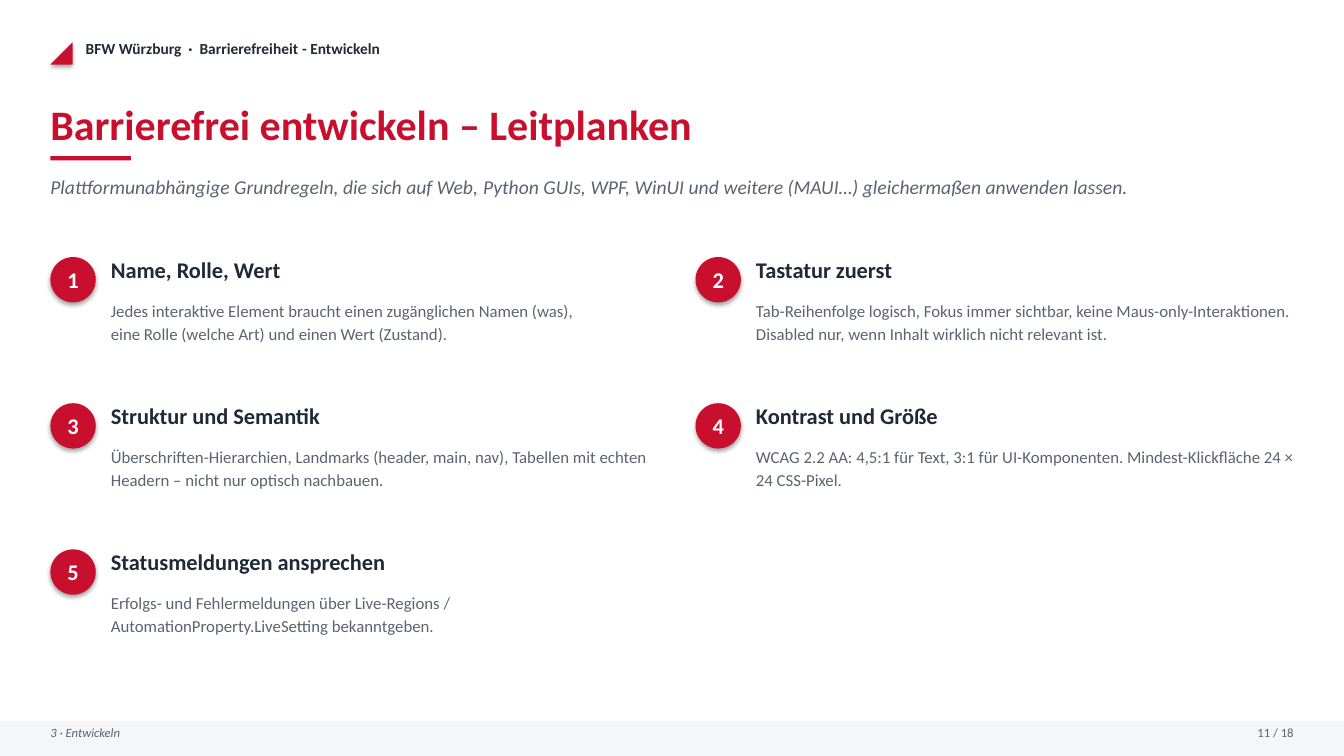
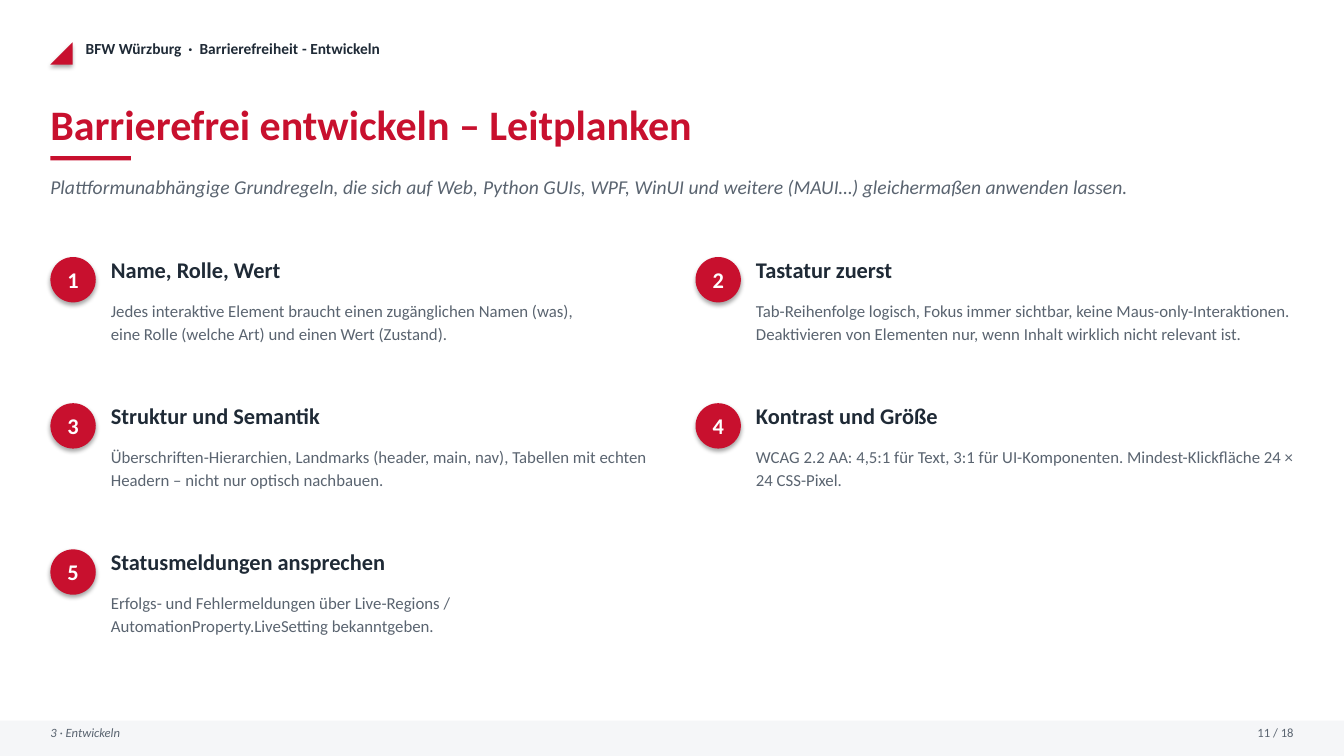
Before and after one commit to EH-BFW/BarrierefreiheitsDemos, a slide deck: slide 11 of Praesentation_Barrierefreiheit.pptx. Drawn at 1344x756 pixels with LibreOffice and Linux fonts; fonts in the diff are those of the drawing. Boxes give left, top, right and bottom in pixels: in the first picture for what was removed or moved away, otherwise in the second. Text is boxed around its words. In the diff, an @@ line names an element or a change of style, - is before the commit and + after.

```diff
--- a/Praesentation_Barrierefreiheit.pptx
+++ b/Praesentation_Barrierefreiheit.pptx
@@ text at [756, 305, 1289, 342]: text changed @@
-Tab-Reihenfolge logisch, Fokus immer sichtbar, keine Maus-only-Interaktionen. Disabled nur, wenn Inhalt wirklich nicht relevant ist.
+Tab-Reihenfolge logisch, Fokus immer sichtbar, keine Maus-only-Interaktionen. Deaktivieren von Elementen nur, wenn Inhalt wirklich nicht relevant ist.
```
Also in this commit, not shown: 12 other slides changed, 1 slide removed.
